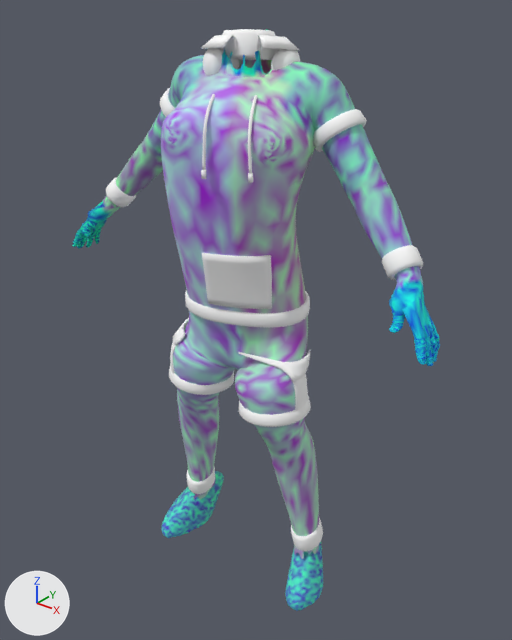
The glTF model godot-world-fracture/models/operators/bodies/civ-nyx-male.glb: old version first, new version second.
Rendered twice from a camera (50 mm lens) standing at (1.007, -1.248, 1.515) and looking at (0.024, -0.02, 0.754). The axes (+X, +Y, +Z) are drawn at lower left. The lights are the same throughout. The first picture is the older version.

In view in the first picture: 'Piece_ankle_cuffs', 'Piece_cargo', 'Piece_cuffs', 'Piece_hem', 'Piece_hood', 'Piece_pocket', 'Piece_rib_collar', 'Piece_shirt_collar', 'Piece_shorts_hems', 'Piece_sleeve_hems', 'civilian' and 1 more.
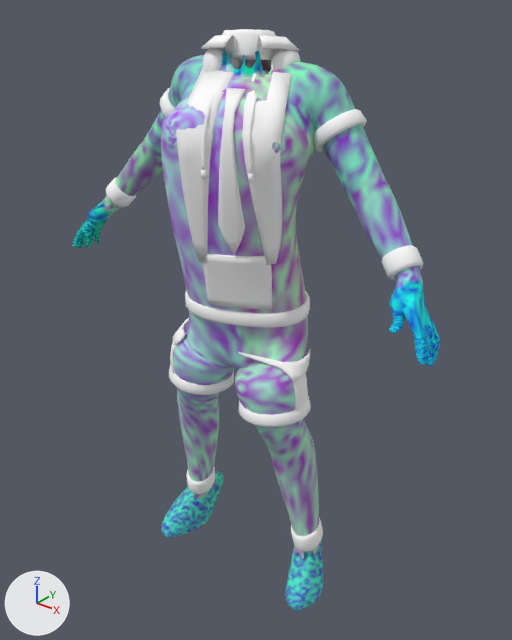
The change in detail:
Mesh me_piece_tie is new.
It has 110 vertices, 216 faces and spans x 0.054..0.119, y -0.213..-0.131, z 0.984..1.317.
It uses material mat_civilian_001 (white #ffffff).
Mesh me_piece_lapels is new.
It has 180 vertices, 352 faces and spans x -0.074..0.19, y -0.253..0.04, z 0.956..1.342.
It uses material mat_civilian_001 (white #ffffff).
Object 'Piece_tie' (ob_piece_tie) is new; it shows me_piece_tie.
Its location is (0.0, 0.0, 0.0).
Object 'Piece_lapels' (ob_piece_lapels) is new; it shows me_piece_lapels.
Its location is (0.0, 0.0, 0.0).

Location of each change, (x1, y1, x2, y2) in pixels of the pictures (512 x 640 px):
'Piece_lapels', added: after (176, 68, 292, 265)
'Piece_tie', added: after (218, 88, 245, 255)
